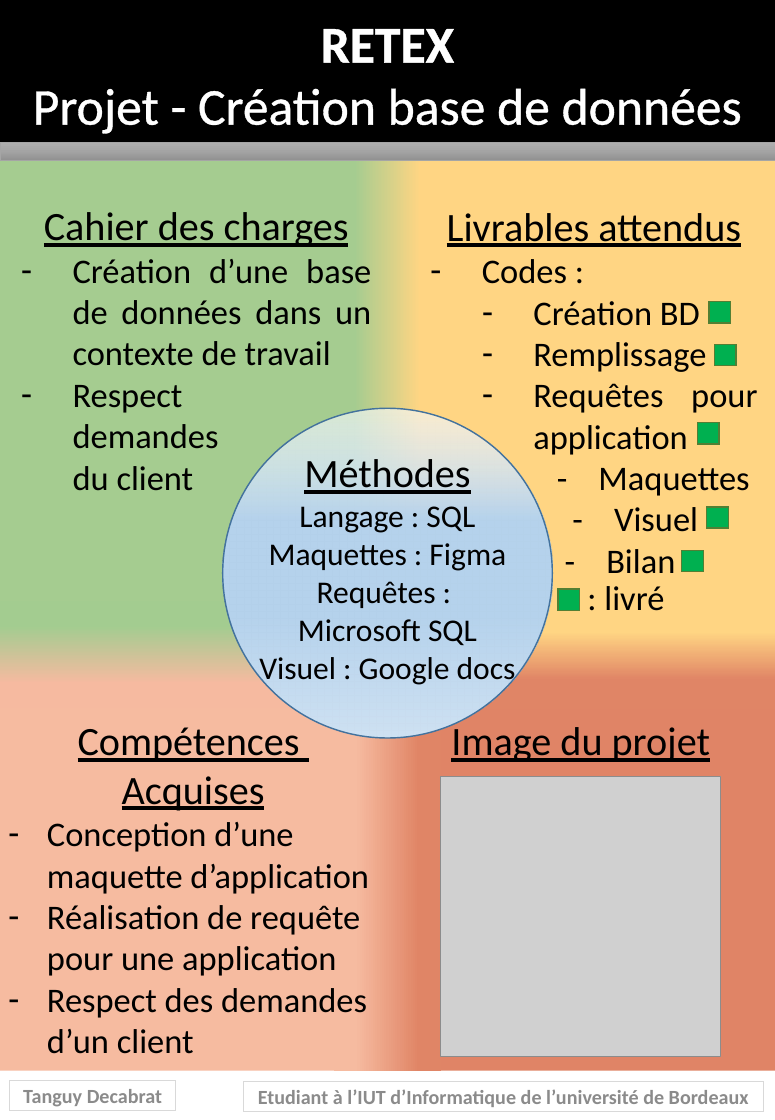
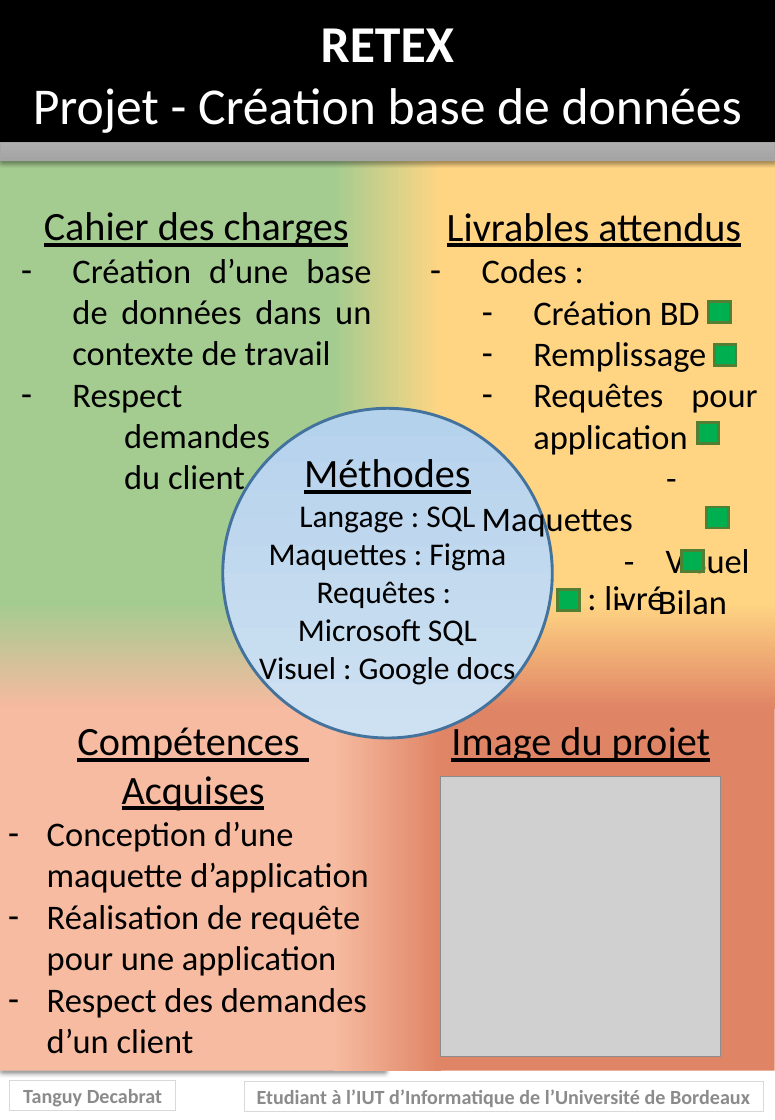
Before and after one commit to TDecabrat/TDecabrat.github.io, a slide deck: slide 2 of assets/Tanguy_Decabrat_S2C_RETEX_PONG.pptx. Drawn at 775x1120 pixels with LibreOffice and Linux fonts; fonts in the diff are those of the drawing; grey boxes stand for pictures. Boxes give left, top, right and bottom in pixels: in the first picture for what was removed or moved away, otherwise in the second. Text is boxed around its words. In the diff, an @@ line names an element or a change of style, - is before the commit and + after.

```diff
--- a/assets/Tanguy_Decabrat_S2C_RETEX_PONG.pptx
+++ b/assets/Tanguy_Decabrat_S2C_RETEX_PONG.pptx
@@ rectangle at (x1=0, y1=0, x2=775, y2=142): outline #000000 1 pt to #000000 2 pt @@
@@ text "RETEX" at (x1=33, y1=28, x2=742, y2=133): letter outline #FFFFFF 0.75 pt to none @@
@@ rectangle at (x1=0, y1=143, x2=775, y2=160): fill gradient #AFAFAF to #A5A5A5 to #939393 to gradient #AEAEAE to #A4A4A4; outline #A5A5A5 0.5 pt to #A5A5A5 0.75 pt; shadow on @@
@@ shadow on in 3 elements at (x1=386, y1=160, x2=775, y2=651), (x1=0, y1=651, x2=386, y2=1071), (x1=0, y1=160, x2=386, y2=652) @@
@@ text "Cahier des charges" rewrapped from (x1=44, y1=212, x2=371, y2=491) to (x1=44, y1=212, x2=371, y2=498) @@
@@ text at (x1=482, y1=259, x2=757, y2=615): list level 2 to 1 in "- Maquettes"; list level 2 to 1 in "- Visuel"; list level 2 to 1 in "- Bilan" @@
@@ ellipse at (x1=223, y1=408, x2=553, y2=738): fill gradient #F7FAFD to #B5D2EC to #CEE1F2 to gradient #B5D2EC to #CEE1F2; outline #43739E 1 pt to #43729D 2 pt @@
@@ rectangle at (x1=682, y1=550, x2=704, y2=570): outline #538035 1 pt to #527F34 2 pt @@
@@ rectangle "Etudiant à l’IUT d’Informatique de ..." at (x1=244, y1=1081, x2=763, y2=1111): outline #D9D9D9 0.75 pt to #D9D9D9 0 pt @@
@@ text in rectangle at (x1=257, y1=1089, x2=750, y2=1107): text changed; text colour #8C8C8C to #8B8B8B @@
-Etudiant à l’IUT d’Informatique de l’université de Bordeaux
+Etudiant à l’IUT d’Informatique de l’Université de Bordeaux
```
Also in this commit, not shown: 6 other slides changed, 19 slides added, 44 other files.
